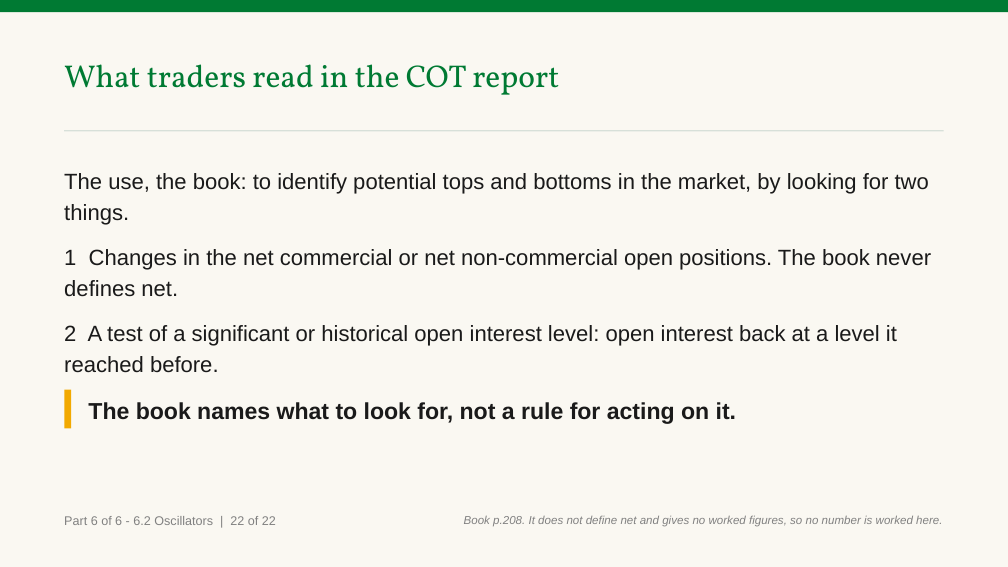
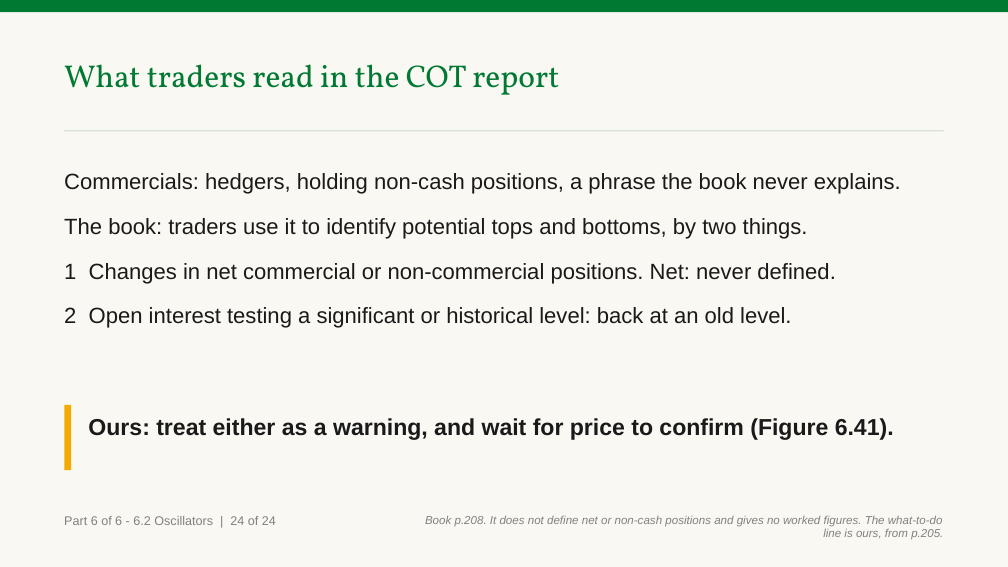
Before and after one commit to benjiesotelo-sudo/Telos_FIN1209, a slide deck: slide 167 of chapter-06/FIN1209-Chapter-06.pptx (slide 165 before the commit). Drawn at 1008x567 pixels with LibreOffice and Linux fonts; fonts in the diff are those of the drawing. Boxes give left, top, right and bottom in pixels: in the first picture for what was removed or moved away, otherwise in the second. Text is boxed around its words. In the diff, an @@ line names an element or a change of style, - is before the commit and + after.

```diff
--- a/chapter-06/FIN1209-Chapter-06.pptx
+++ b/chapter-06/FIN1209-Chapter-06.pptx
@@ text at (64,173,901,328): text changed @@
-The use, the book: to identify potential tops and bottoms in the market, by looking for two things.
-1 Changes in the net commercial or net non-commercial open positions. The book never defines net.
-2 A test of a significant or historical open interest level: open interest back at a level it reached before.
+Commercials: hedgers, holding non-cash positions, a phrase the book never explains.
+The book: traders use it to identify potential tops and bottoms, by two things.
+1 Changes in net commercial or non-commercial positions. Net: never defined.
+2 Open interest testing a significant or historical level: back at an old level.
@@ rectangle: place and size @@
-rectangle at (64,389,71,428)
+rectangle at (64,405,71,470)
@@ text at (88,418,894,440): text changed @@
-The book names what to look for, not a rule for acting on it.
+Ours: treat either as a warning, and wait for price to confirm (Figure 6.41).
@@ text at (64,516,276,525): text changed @@
-Part 6 of 6 - 6.2 Oscillators | 22 of 22
+Part 6 of 6 - 6.2 Oscillators | 24 of 24
@@ text at (425,516,943,540): text changed @@
-Book p.208. It does not define net and gives no worked figures, so no number is worked here.
+Book p.208. It does not define net or non-cash positions and gives no worked figures. The what-to-do line is ours, from p.205.
```
Also in this commit, not shown: 26 other slides changed, 4 slides added, 3 other files.
